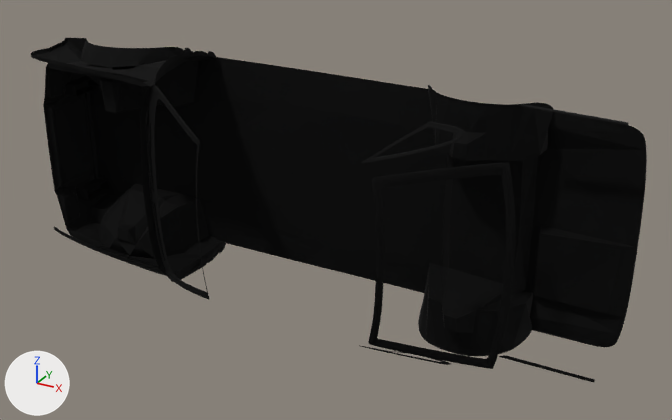
Two versions of the OBJ model nissan cefiro/models/misc/car_floor.obj, one commit apart.
Rendered twice from a 50 mm lens placed at (117.7, -207.3, 92.0), pointed at (13.4, -17.7, -2.8). Every picture has the same lights, and +X, +Y and +Z are marked at lower left. Where no turn or scale is listed for an object, it has been applied to the vertices.

Script lines for the objects in view, before the commit:
```python
me_misc_002 = bpy.data.meshes.new('misc_002')
me_misc_002.from_pydata(...)  # 2069 vertices, 3272 faces; spans x -84.0..86.0, y -45.0..-2.0, z -34.0..32.0
me_misc_002.materials.append(mat_black)  # black #222222
ob_misc_002 = bpy.data.objects.new('misc_002', me_misc_002)
ob_misc_002.location = (0.0, 0.0, 0.0)
```
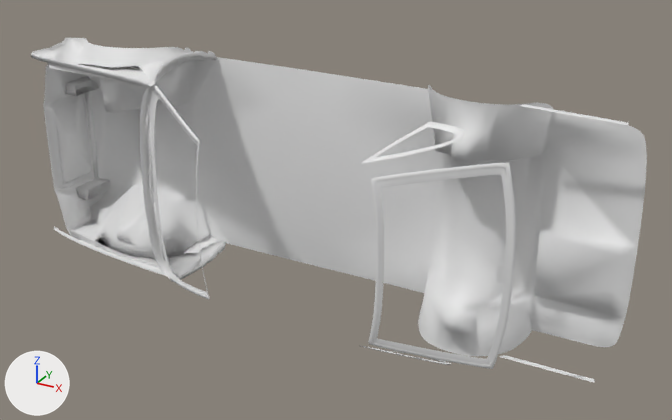
The newer file is also turned or shifted as a whole; pictures and numbers use the older file's frame.

What differs and where, as boxes (x1, y1, x2, y2) in the pictures (672 x 420 px):
'misc_002', recoloured, shading changed (black to grey)
    both: (31, 38, 647, 383)

The change, as a list of edits to the scene's bpy script:
```text
Change me_misc_002:
    where me_misc_002.from_pydata(...)  # 2069 vertices, 3272 faces; spans x -84.0..86.0, y -45.0..-2.0, z -34.0..32.0
    used by ob_misc_002; location = (0.0, 0.0, 0.0)
    remove me_misc_002.materials.append(mat_black)  # black #222222
    me_misc_002 part 1: edges marked sharp go from 3412 to 0
```
